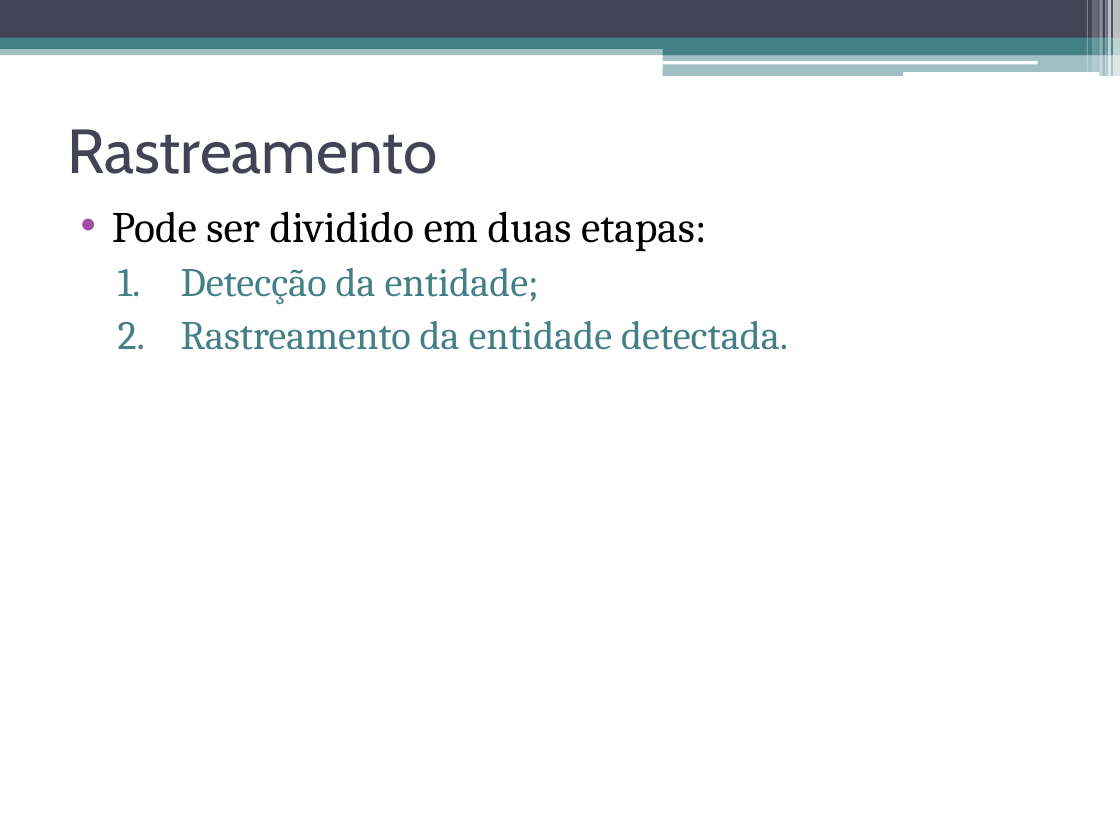
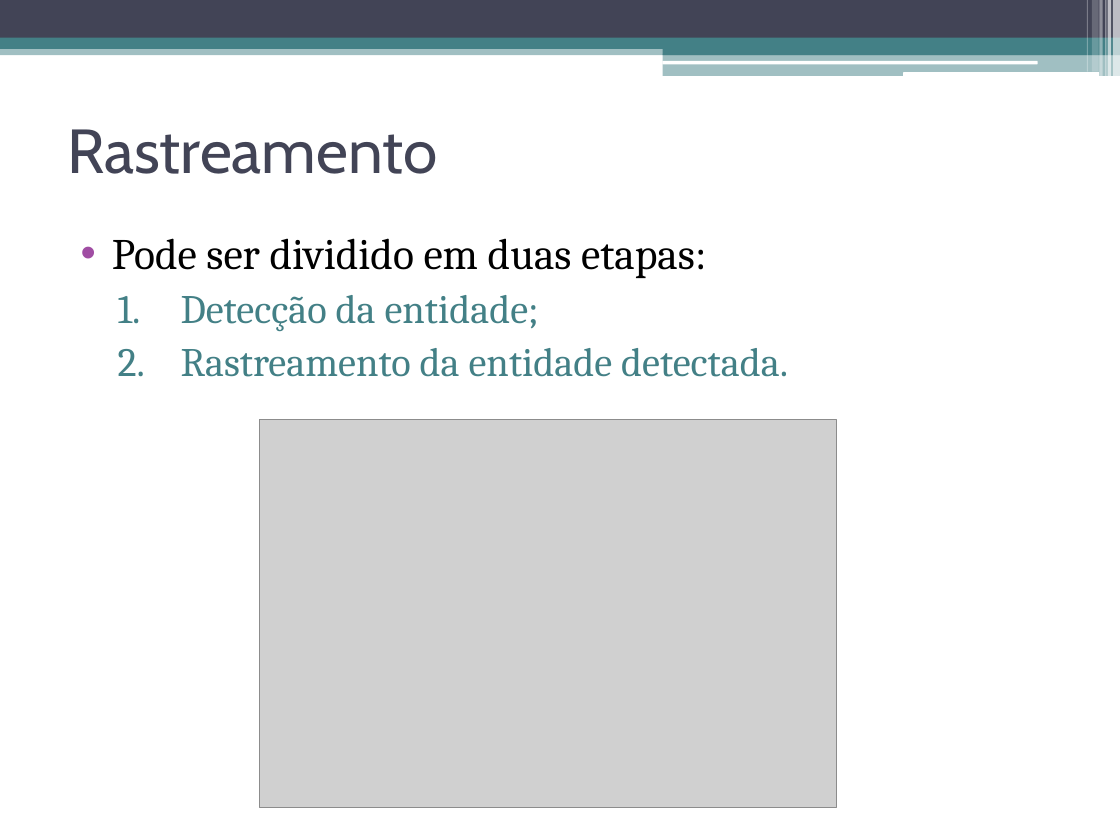
Before and after one commit to talesporto/Artigo-TRUE-SBCUP, a slide deck: slide 14 of apresentacao/ApresentacaoSBCUP.pptx. Drawn at 1120x840 pixels with LibreOffice and Linux fonts; fonts in the diff are those of the drawing; grey boxes stand for pictures. Boxes give left, top, right and bottom in pixels: in the first picture for what was removed or moved away, otherwise in the second. Text is boxed around its words. In the diff, an @@ line names an element or a change of style, - is before the commit and + after.

```diff
--- a/apresentacao/ApresentacaoSBCUP.pptx
+++ b/apresentacao/ApresentacaoSBCUP.pptx
@@ text "Pode ser dividido em duas ...": place and size @@
-text "Pode ser dividido em duas ..." at [112, 211, 788, 350]
+text "Pode ser dividido em duas ..." at [112, 238, 788, 377]
@@ picture added at [260, 419, 837, 808] @@
```
Also in this commit, not shown: 9 other slides changed, 1 other file.
